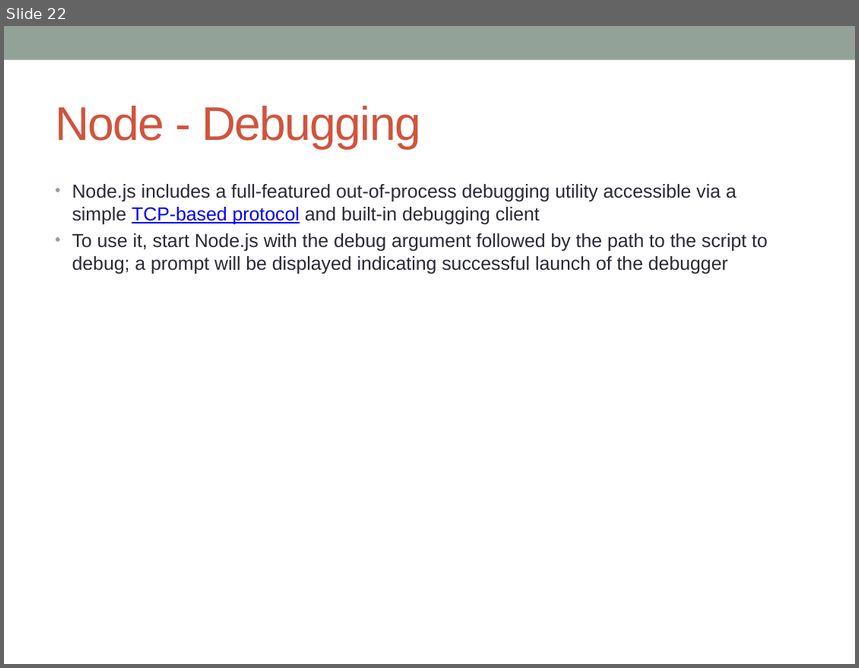
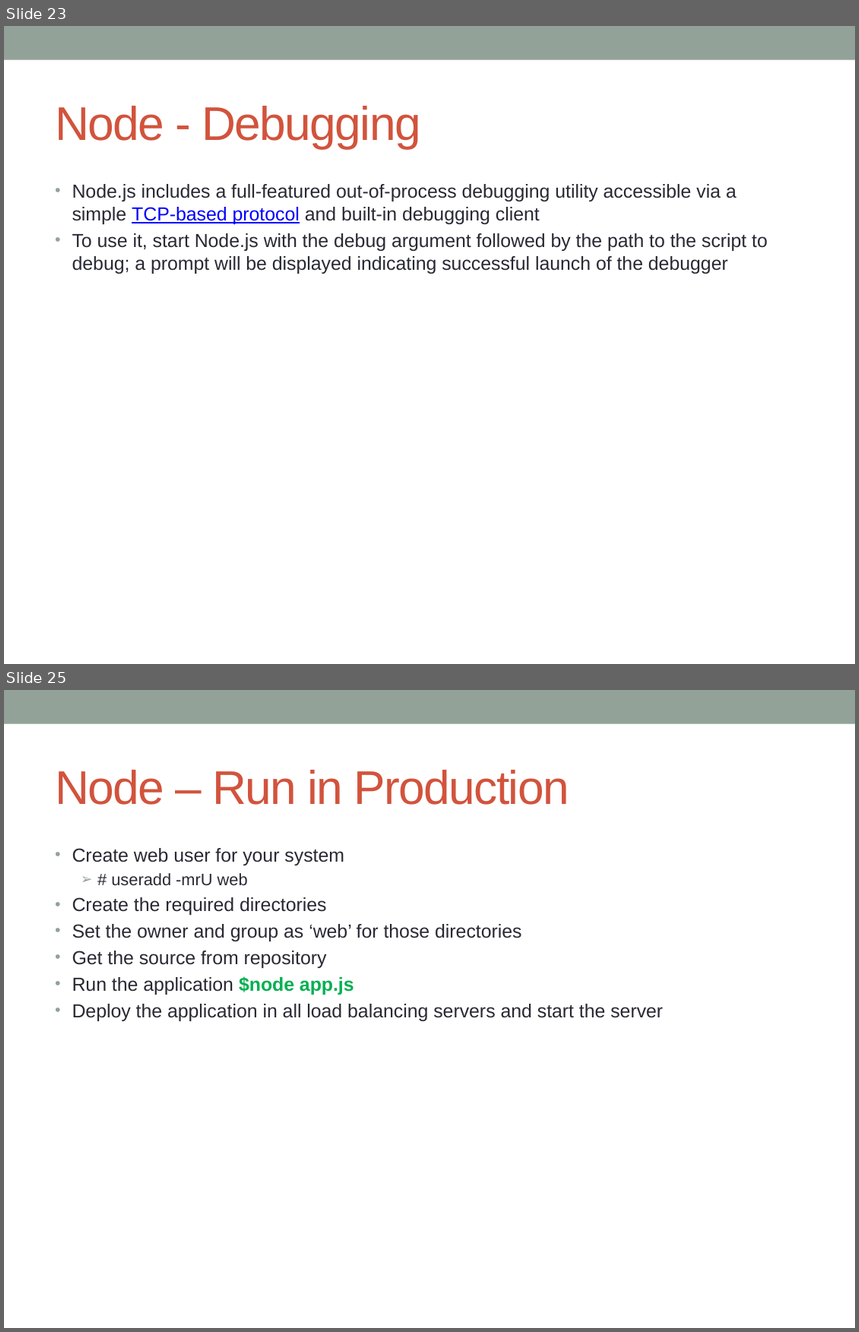
Before and after one commit to notionquest/ProjectDocumentation, a slide deck: NodeJS.pptx. Shown one above the other, each under a label of ours: slide 22 before the commit, slides 23 and 25 after it; the slides between them are not shown. The pictures are 859x668 and 859x1332 pixels, drawn with LibreOffice and Linux fonts; fonts in the diff are those of the drawing. Boxes give left, top, right and bottom in pixels: in the first picture for what was removed or moved away, otherwise in the second. Text is boxed around its words. In the diff, an @@ line names an element or a change of style, - is before the commit and + after.

Commit message:
NodeJS updated with grunt, gulp, ansibale and browserify

```diff
--- a/NodeJS.pptx
+++ b/NodeJS.pptx
@@ slide 25 added at [4, 690, 855, 1328], background #FFFFFF; not listed: 1 template element that a slide beside it also shows @@
@@ title added at [55, 770, 569, 805], 40 pt, text #D2533C @@
+Node – Run in Production
@@ text added at [72, 848, 663, 1021], 16 pt, text #292934 @@
+• Create web user for your system
+  ➢ # useradd -mrU web
+• Create the required directories
+• Set the owner and group as ‘web’ for those directories
+• Get the source from repository
+• Run the application $node app.js
+• Deploy the application in all load balancing servers and start the server
@@ what was slide 22 is now slide 23 @@
```
Also in this commit, not shown: 12 slides changed, 7 other slides added.
